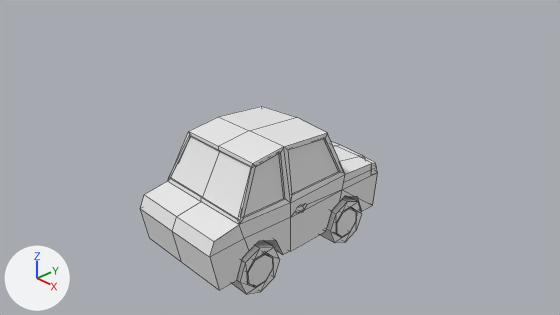
Two versions of the Blender file Salisa/CAR.blend, one commit apart.
Both versions are drawn from the file's camera 'Camera'. Lighting does not change. The marker at lower left points along +X, +Y and +Z. Mesh edges are drawn as thin lines.
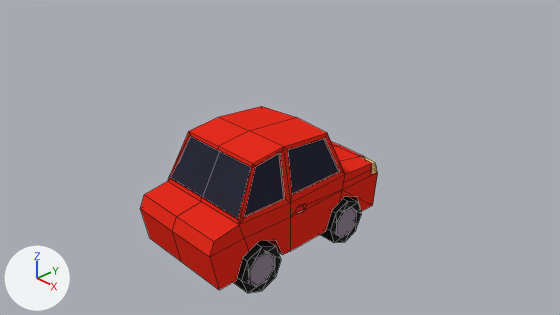
What changed in the scene script:
```text
Change mat_material:
    mat_material.base_color: (0.8, 0.8, 0.8) -> (0.8, 0.0262, 0.0131)  # white #e7e7e7 -> red #e72d1e
Add mat_material_004:
    mat_material_004 = diffuse_material('Material.004')
    mat_material_004.base_color = (0.027, 0.0276, 0.0465)  # dark blue #2e2e3d
Add mat_material_005:
    mat_material_005 = diffuse_material('Material.005')
    mat_material_005.base_color = (1.0, 0.531, 0.192)  # orange #ffc179
Add mat_material_006:
    mat_material_006 = diffuse_material('Material.006')
    mat_material_006.base_color = (0.286, 0.228, 0.293)  # grey #928393
Add mat_material_001:
    mat_material_001 = diffuse_material('Material.001')
    mat_material_001.base_color = (0.0209, 0.0209, 0.0209)  # black #282828
Change me_cylinder_004:
    where me_cylinder_004.from_pydata(...)  # 56 vertices, 50 faces; spans x -1.0..1.0, y -1.0..1.0, z -1.02..1.0
    used by ob_cylinder; location = (0.89, 1.26, -1.01); rotation_euler = (0.000516, -1.571, -0.000516), in degrees (0, -90, -0); scale = (0.458, 0.458, 0.207)
    me_cylinder_004 part 1: all 49 faces centred in x -0.85..0.85, y -0.85..0.85, z -1.0..1.0 switch from no material to mat_material_001 (black #282828)
    me_cylinder_004 part 2: the 1 face centred in x 0.0, y 0.0, z -1.02 switches from no material to mat_material_006 (grey #928393)
    add me_cylinder_004.materials.append(mat_material_006)  # grey #928393
Change me_cylinder_009:
    where me_cylinder_009.from_pydata(...)  # 56 vertices, 50 faces; spans x -1.0..1.0, y -1.0..1.0, z -1.02..1.0
    used by ob_cylinder_005; location = (0.89, -0.95, -1.01); rotation_euler = (0.000516, -1.571, -0.000516), in degrees (0, -90, -0); scale = (0.458, 0.458, 0.207)
    me_cylinder_009 part 3: all 49 faces centred in x -0.85..0.85, y -0.85..0.85, z -1.0..1.0 switch from no material to mat_material_001 (black #282828)
    me_cylinder_009 part 4: the 1 face centred in x 0.0, y 0.0, z -1.02 switches from no material to mat_material_006 (grey #928393)
    add me_cylinder_009.materials.append(mat_material_006)  # grey #928393
Change me_cube:
    where me_cube.from_pydata(...)  # 271 vertices, 216 faces; spans x -1.1..1.11, y -1.92..2.36, z -1.01..1.0
    used by ob_cube; location = (0.0, 0.0, 0.0)
    me_cube part 5: all 4 faces centred in x -0.9..0.89, y -1.05..-0.64, z 0.46..0.48 switch from mat_material (white #e7e7e7) to mat_material_004 (dark blue #2e2e3d)
    me_cube part 6: the 1 face centred in x 0.89, y 0.44, z 0.47 switches from mat_material (white #e7e7e7) to mat_material_004 (dark blue #2e2e3d)
    me_cube part 7: 14 of the faces centred in x 0.37..1.0, y 2.12..2.36, z -0.44..-0.06 switch from mat_material (white #e7e7e7) to mat_material_005 (orange #ffc179)
Change ob_cylinder_005:
    ob_cylinder_005.location: (0.89, -0.95, -1.01) -> (0.89, -0.91, -1.01)
```

Boxes [x1, y1, x2, y2] around the edits, measured in the pictures (560 x 315 px):
'Cube', recoloured (white to red): [140, 106, 378, 290] in both
'Cylinder.005', recoloured, moved: before [232, 241, 280, 294]; after [233, 241, 281, 293]
part 1 of me_cylinder_004, recoloured (grey to black): [320, 197, 361, 243] in both
part 2 of me_cylinder_004, recoloured: [337, 208, 356, 236] in both
part 3 of me_cylinder_009, recoloured (grey to black): [241, 245, 280, 293] in both
part 4 of me_cylinder_009, recoloured: [250, 255, 273, 286] in both
part 5 of me_cube, recoloured (white to black): [171, 137, 284, 218] in both
part 6 of me_cube, recoloured: [288, 139, 339, 194] in both
part 7 of me_cube, recoloured: [361, 157, 377, 175] in both
